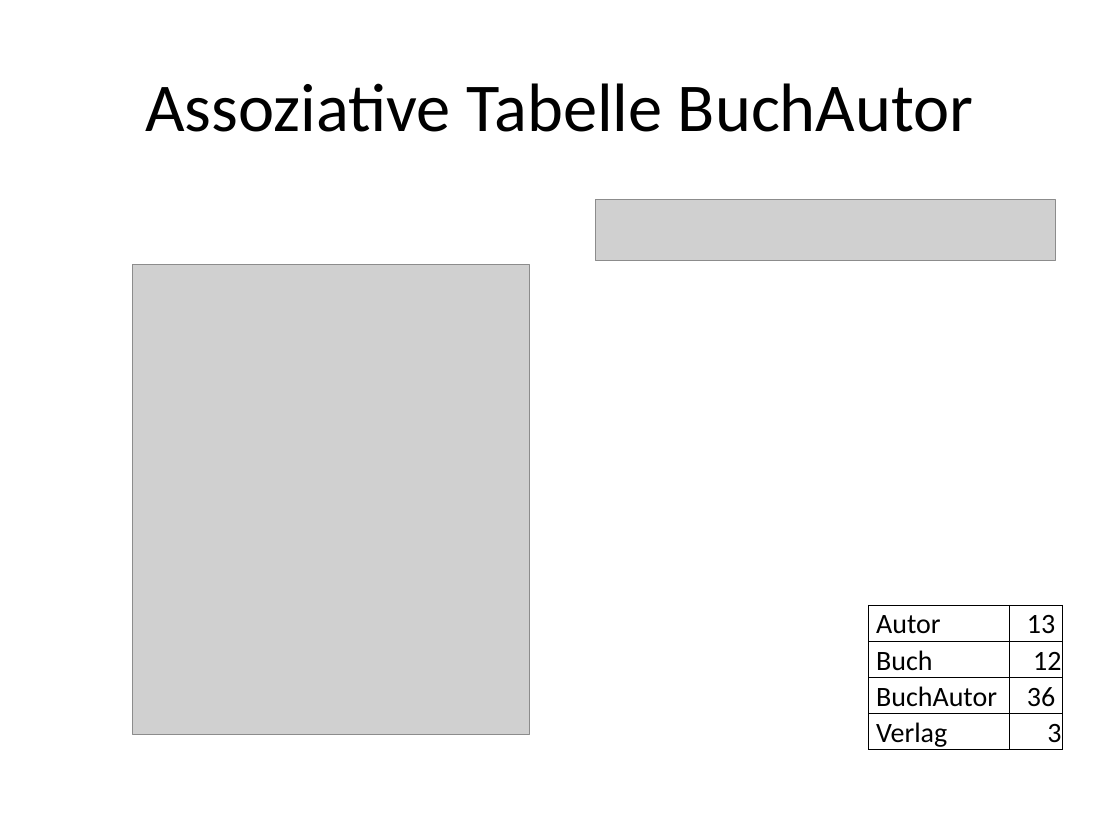
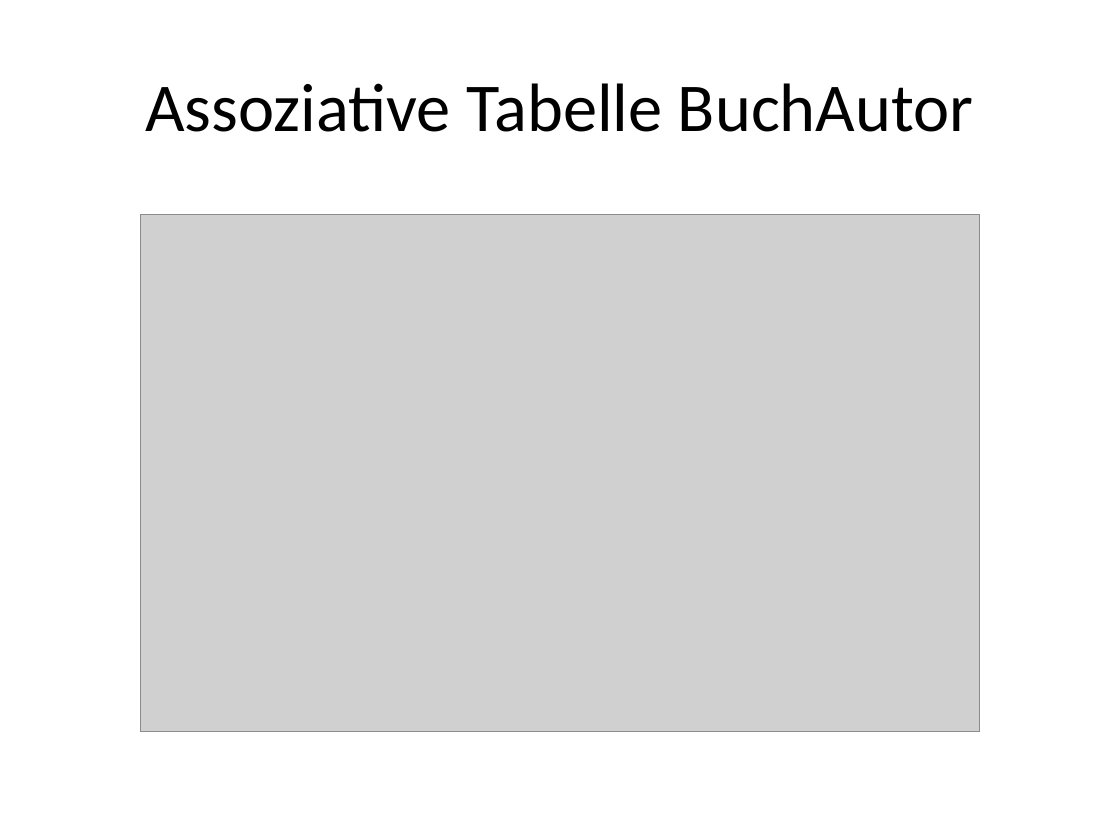
Before and after one commit to seerhein-lab/testdata-dsl, a slide deck: slide 18 of documentation/seitenbau/praesentation.pptx (slide 11 before the commit). Drawn at 1120x840 pixels with LibreOffice and Linux fonts; fonts in the diff are those of the drawing; grey boxes stand for pictures. Boxes give left, top, right and bottom in pixels: in the first picture for what was removed or moved away, otherwise in the second. Text is boxed around its words. In the diff, an @@ line names an element or a change of style, - is before the commit and + after.

```diff
--- a/documentation/seitenbau/praesentation.pptx
+++ b/documentation/seitenbau/praesentation.pptx
@@ picture removed at (595, 199, 1055, 260) @@
@@ picture added at (140, 215, 980, 732) @@
@@ picture removed at (132, 264, 529, 734) @@
@@ table removed at (869, 605, 1063, 751), 4 rows, 2 columns @@
-Autor | 13
-Buch | 12
-BuchAutor | 36
-Verlag | 3
```
Also in this commit, not shown: 5 other slides changed, 8 slides added, 1 slide removed, 1 other file.
